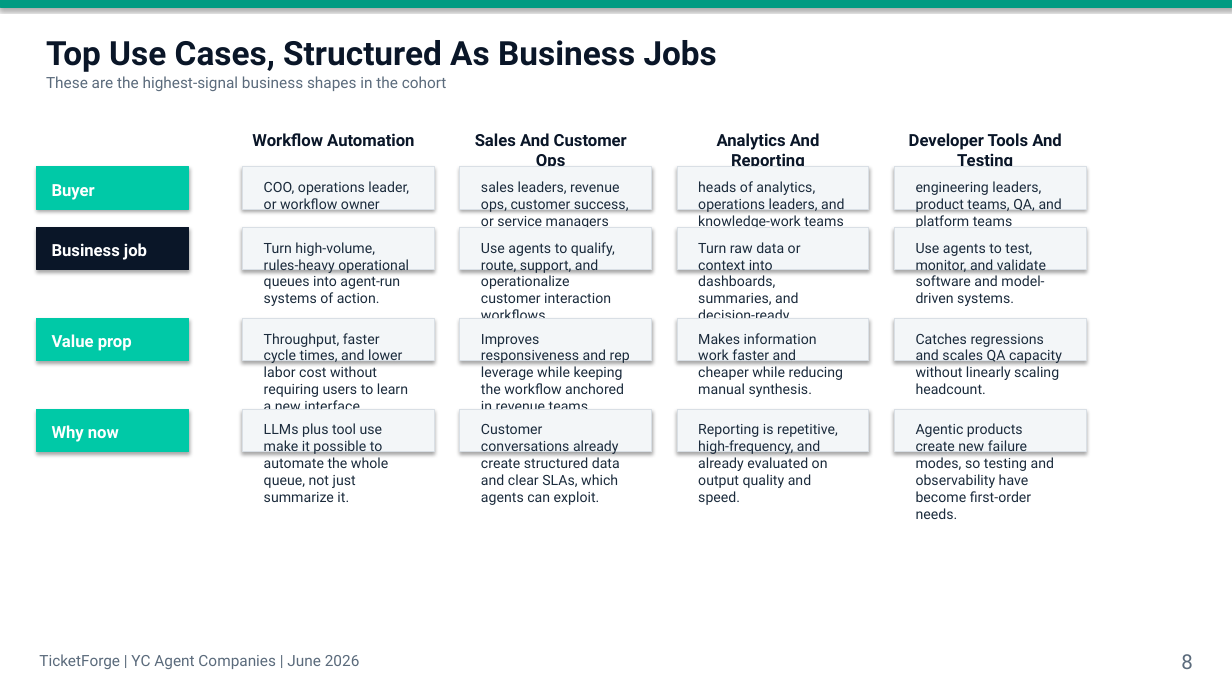
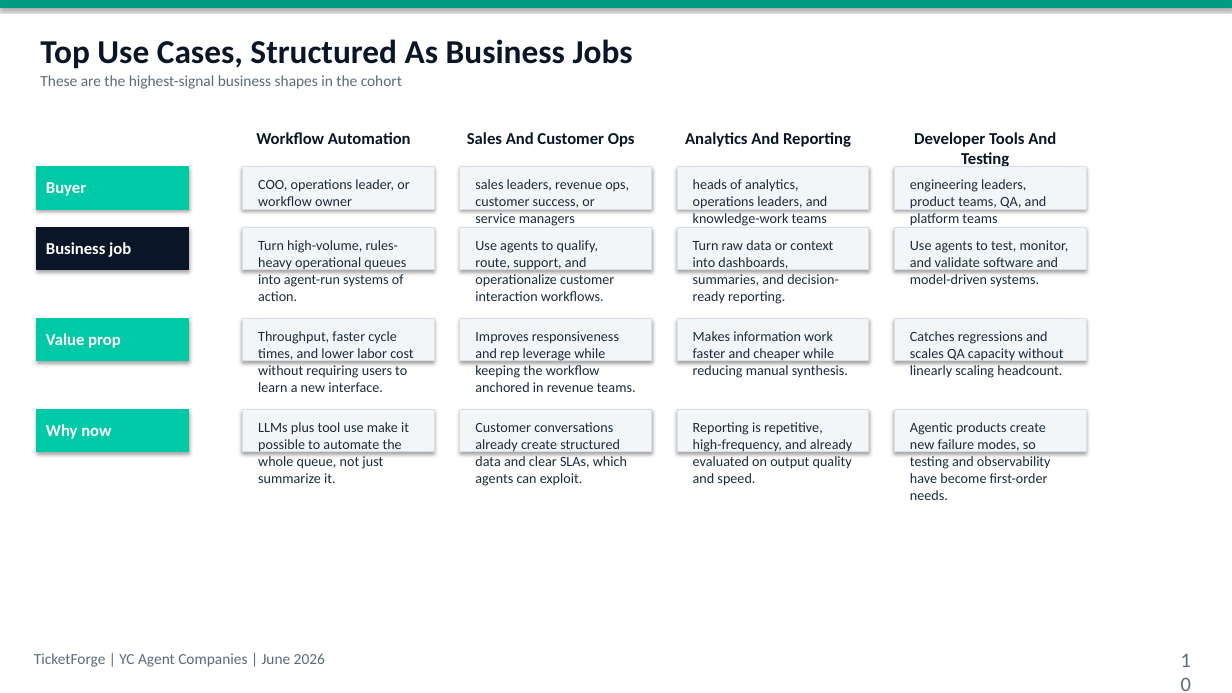
Before and after one commit to shekerkamma/ticketforge, a slide deck: slide 10 of docs/reports/yc-agent-companies-spring-2025-branded.pptx (slide 8 before the commit). Drawn at 1232x693 pixels with LibreOffice and Linux fonts; fonts in the diff are those of the drawing. Boxes give left, top, right and bottom in pixels: in the first picture for what was removed or moved away, otherwise in the second. Text is boxed around its words. In the diff, an @@ line names an element or a change of style, - is before the commit and + after.

Commit message:
Add structured research-to-deck chain contracts

```diff
--- a/docs/reports/yc-agent-companies-spring-2025-branded.pptx
+++ b/docs/reports/yc-agent-companies-spring-2025-branded.pptx
@@ font Roboto to Calibri in 27 elements at box(40, 39, 633, 69), box(40, 75, 402, 89), box(256, 132, 411, 144), box(467, 132, 635, 147), box(685, 132, 851, 147), box(914, 132, 1056, 166), box(46, 182, 86, 196), box(46, 242, 131, 257), box(46, 333, 121, 348), box(46, 424, 111, 439), box(258, 179, 409, 206), box(258, 240, 406, 301), box(258, 331, 413, 392), box(258, 422, 409, 483), box(475, 179, 629, 226), box(475, 240, 614, 301), box(475, 331, 636, 392), box(475, 422, 627, 486), box(693, 179, 828, 226), box(693, 240, 839, 304), box(693, 331, 848, 378), box(693, 422, 852, 486), box(910, 179, 1047, 225), box(910, 240, 1069, 287), box(910, 331, 1063, 378), box(910, 422, 1051, 500), box(34, 653, 325, 667) @@
@@ text at box(1181, 654, 1193, 669): text changed; font Roboto to Calibri @@
-8
+10
```
Also in this commit, not shown: 13 other slides changed, 16 slides added, 17 other files.
